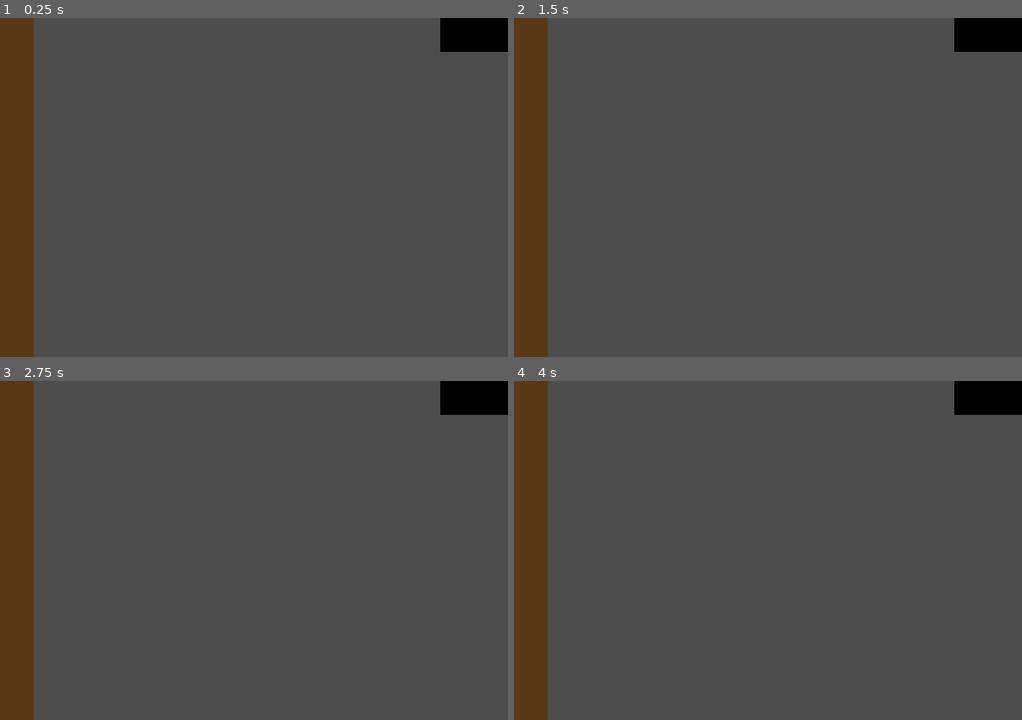
Above: before the commit, frames 1-4 (two rows, left to right).
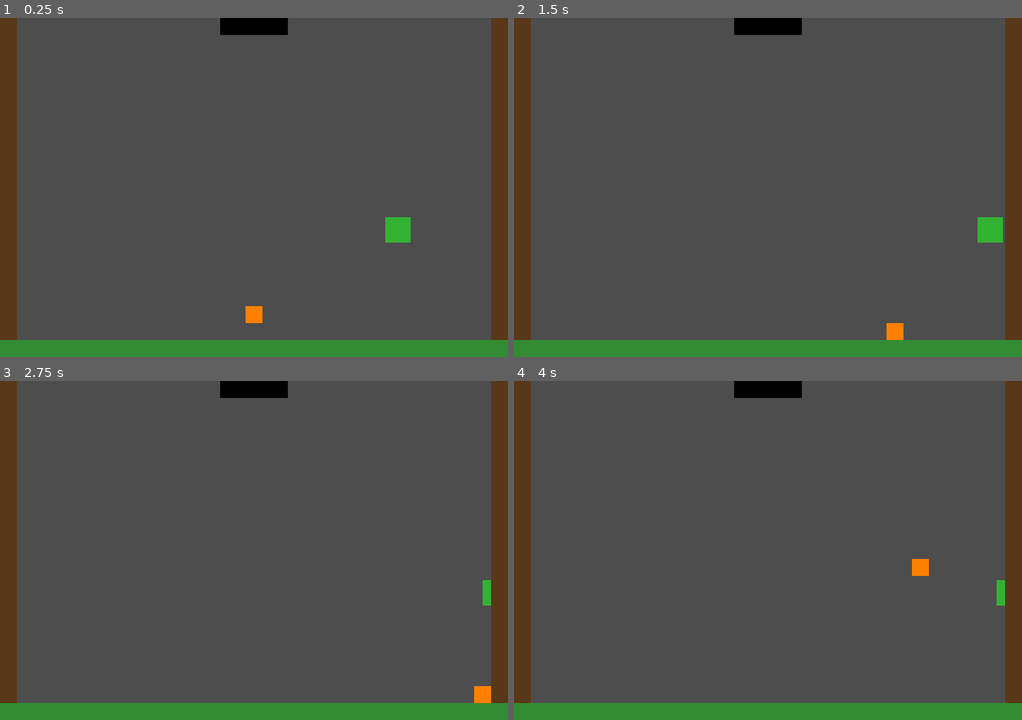
Above: after the commit, the same moments.

Repository: nocooldog/FC-Zelda-remake
Game: Godot game, scene res://scenes/main.tscn
The game is run twice, just before and just after one commit, with the same random seed, the same clock (stepped at 60 frames per second) and the same inputs.
Inputs:
- Up to frame 1 (0.25 s): no input
- Up to frame 2 (1.5 s): tap Enter at 0.5, 1.35 s; hold Right 0.53-1.28 s; tap M at 0.6 s; tap Space at 0.77 s; hold S from 1.28 s (still down)
- Up to frame 3 (2.75 s): tap Space at 1.52 s; release S at 2.03 s; hold Right from 2.03 s (still down); tap M at 2.1 s
- Up to frame 4 (4 s): release Right at 2.78 s; hold W 2.78-3.53 s; tap Enter at 2.85 s; tap Space at 3.02, 3.77 s; hold Left from 3.53 s (still down); tap M at 3.6 s

The runs differ from the first frame. In frame 1, 14% of the frame differs, in the area x 0-100%, y 0-100%; in frame 2, 14%; in frame 3, 13%; in frame 4, 13%.
Error in both runs: Invalid assignment of property or key 'color' with value of type 'Color' on a base object of type 'PanelContainer'. (res://scripts/menu.gd:33)

Commit message:
fix: viewport缩放回归 - aspect=keep, scale_mode=fractional

Diff:
--- a/src/project.godot
+++ b/src/project.godot
@@ -16,6 +16,7 @@
 window/size/resizable=false
 window/stretch/mode="viewport"
 window/stretch/aspect="keep"
+window/stretch/scale_mode="fractional"
 
 [rendering]
 renderer/rendering_method="forward_plus"
--- a/src/scripts/game.gd
+++ b/src/scripts/game.gd
@@ -31,9 +31,7 @@
 	resize_window()
 
 func resize_window() -> void:
-	# 通过 content_scale_factor 缩放 viewport 内容
-	get_viewport().content_scale_factor = float(_scale)
-	# 调整窗口大小
+	# 通过调整窗口大小让 Godot stretch_mode=viewport 自动缩放
 	get_window().size = Vector2i(BASE_W * _scale, BASE_H * _scale)
 	get_window().center()
 
